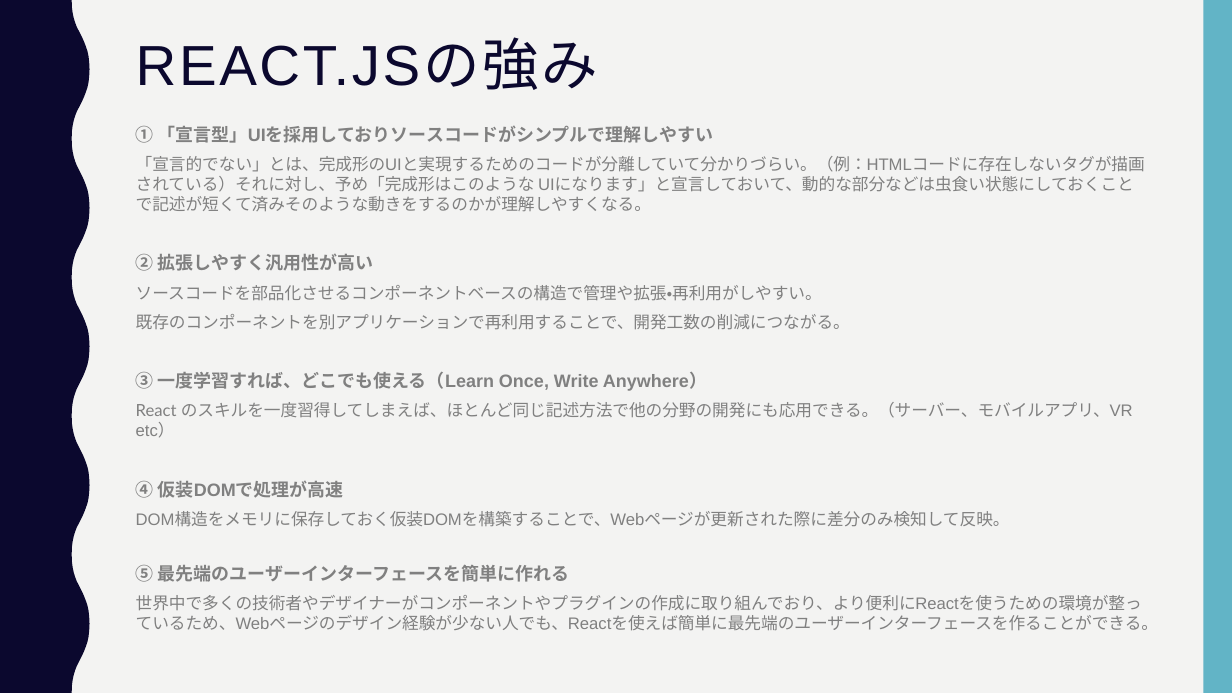
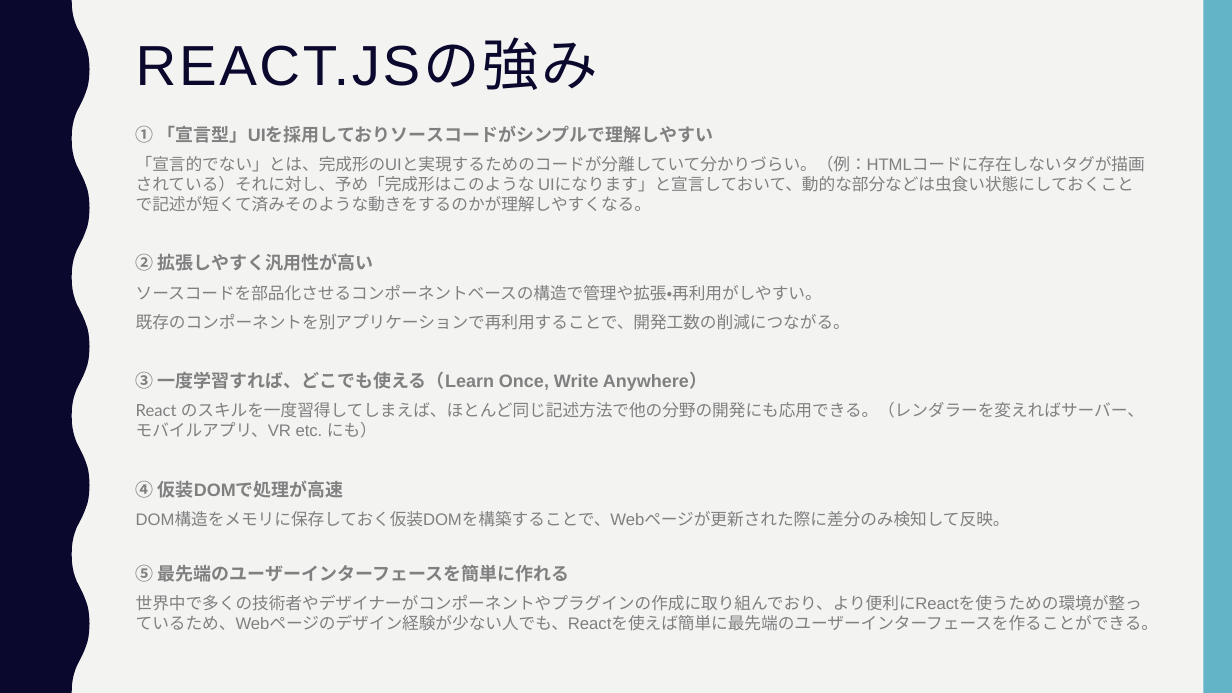
Before and after one commit to yo0o0oy/prac-program, a slide deck: slide 3 of javascript/react/mbo/pfc-calculator/doc/summary.pptx. Drawn at 1232x693 pixels with LibreOffice and Linux fonts; fonts in the diff are those of the drawing. Boxes give left, top, right and bottom in pixels: in the first picture for what was removed or moved away, otherwise in the second. Text is boxed around its words. In the diff, an @@ line names an element or a change of style, - is before the commit and + after.

```diff
--- a/javascript/react/mbo/pfc-calculator/doc/summary.pptx
+++ b/javascript/react/mbo/pfc-calculator/doc/summary.pptx
@@ text at (136,402,1144,438): text changed @@
-React のスキルを一度習得してしまえば、ほとんど同じ記述方法で他の分野の開発にも応用できる。（サーバー、モバイルアプリ、VR etc）
+React のスキルを一度習得してしまえば、ほとんど同じ記述方法で他の分野の開発にも応用できる。（レンダラーを変えればサーバー、モバイルアプリ、VR etc. にも）
```
Also in this commit, not shown: 3 other slides changed.
